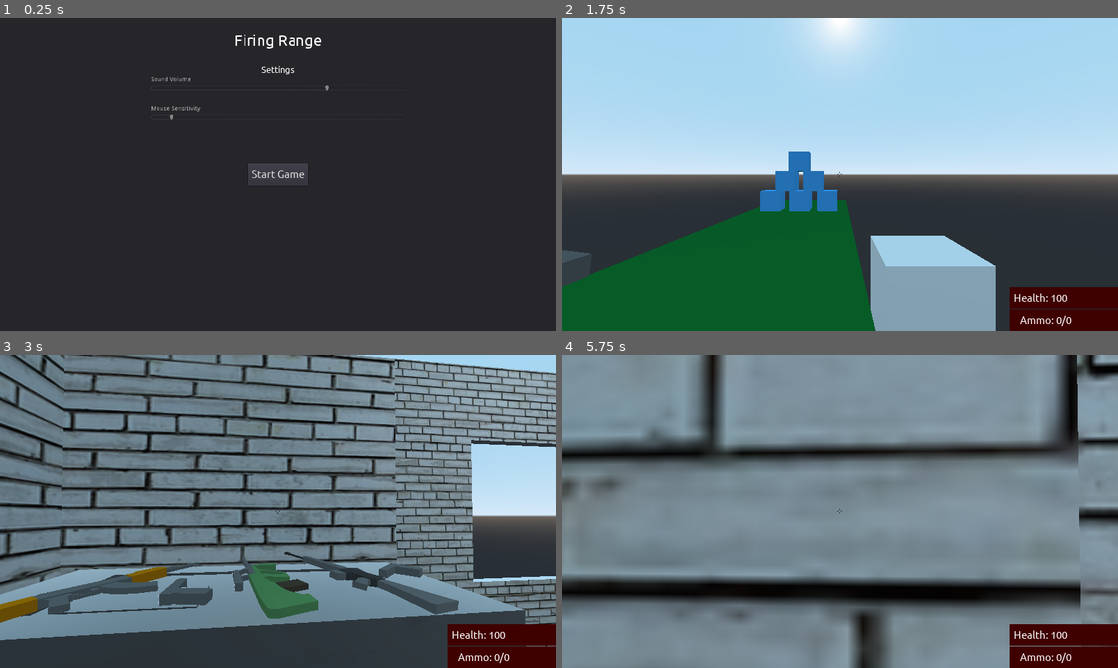
Above: before the commit, frames 1-4 (two rows, left to right).
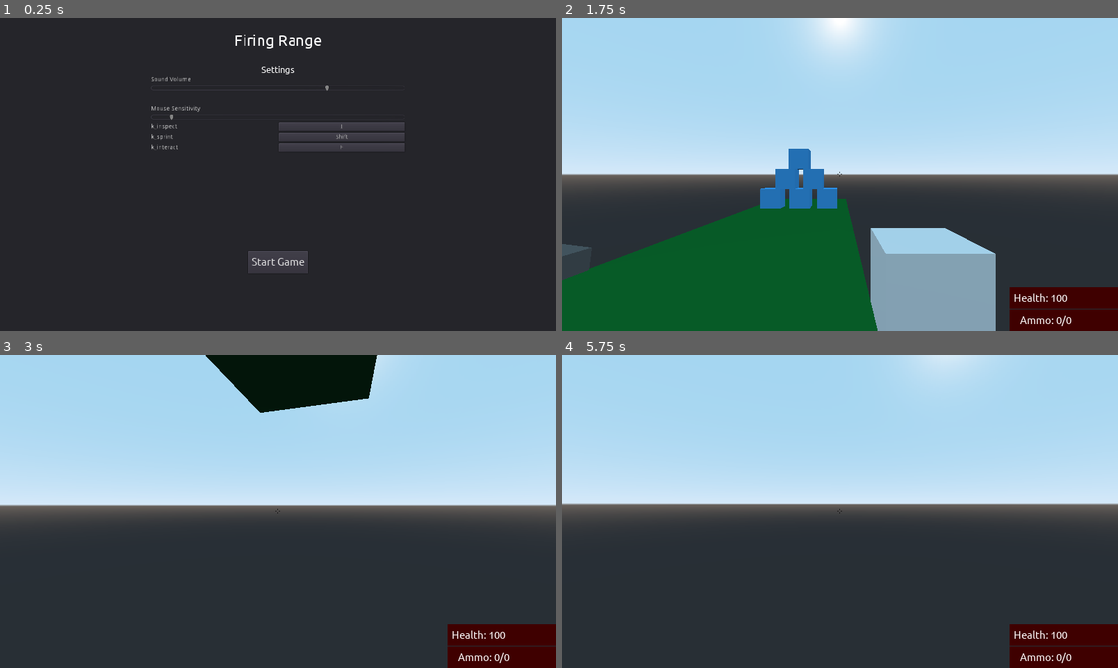
Above: after the commit, the same moments.

Repository: ssebs/firingrange
Game: Godot game, scene res://Scenes/Main.tscn
The game is run twice, just before and just after one commit, with the same random seed, the same clock (stepped at 60 frames per second) and the same inputs. Sound files missing from this copy of the repository are replaced by a short silence.
Inputs (mouse positions are in pixels of both pictures, inside the frame that each line leads up to):
- Up to frame 1 (0.25 s): no input
- Up to frame 2 (1.75 s): click "Start Game" at 0.5 s; tap Enter at 1.25 s; move the mouse to (962, 158) at 1.27 s; hold D (move_right) from 1.28 s (still down); tap I (inspect, bound only before the commit) at 1.35 s; click (962, 158) at 1.42 s; tap Space (jump) at 1.52 s; tap F (interact, bound only before the commit) at 1.55 s
- Up to frame 3 (3 s): move the mouse to (250, 511) at 2.02 s; release D (move_right) at 2.03 s; hold W (move_forward) from 2.03 s (still down); tap F (interact, bound only before the commit) at 2.1 s; click (250, 511) at 2.17 s; tap Space (jump) at 2.27 s; tap Shift (k_sprint, bound only after the commit) at 2.3 s; move the mouse to (289, 505) at 2.77 s; hold Shift (k_sprint, bound only after the commit) from 2.78 s (still down); click (289, 505) at 2.92 s
- Up to frame 4 (5.75 s): keep holding W (move_forward); tap I (inspect, bound only before the commit) at 3.05, 5.3 s; move the mouse to (834, 517) at 3.52 s; release Shift (k_sprint, bound only after the commit) at 3.53 s; right-click (834, 517) at 3.6 s; click (834, 517) at 3.67 s; tap Space (jump) at 3.77, 4.52, 5.27 s; tap F (interact, bound only before the commit) at 3.8 s; move the mouse to (878, 514) at 4.27 s; press the mouse at (878, 514) at 4.28 s; tap Shift (k_sprint, bound only after the commit) at 4.55 s; tap R (reload) at 4.9 s; move the mouse to (795, 508) at 5.02 s; release the mouse at (795, 508) at 5.03 s; tap 1 (gun1) at 5.1 s; click (795, 508) at 5.17 s

The runs differ from the first frame. In frame 1, 2.3% of the frame differs, in the area x 27-73%, y 33-82%; in frame 2, 2.5%; in frame 3, 75%; in frame 4, 94%, in the area x 0-100%, y 0-100%.

Commit message:
Keybinds + sprinting

Diff:
--- /dev/null
+++ b/KeyButtonSet.gd
@@ -0,0 +1,29 @@
+extends Button
+
+var key
+var val
+var menu
+
+var waiting_input = false
+
+func _input(event):
+	if waiting_input:
+		if event is InputEventKey:
+			val = event.scancode
+			text = OS.get_scancode_string(val)
+			menu.change_keybind(key, val)
+			pressed = false
+			waiting_input = false
+		if event is InputEventMouseButton:
+			if val:
+				text = OS.get_scancode_string(val)
+			else:
+				text = "Unassigned"
+			pressed = false
+			waiting_input = false
+
+
+func _toggled(button_pressed):
+	if button_pressed:
+		waiting_input = true
+		set_text("Press any key")
--- a/Scenes/Guns/ARGeneric.gd
+++ b/Scenes/Guns/ARGeneric.gd
@@ -47,7 +47,7 @@
 
 	# Block aim if reloading/inspecting/etc
 	if ap.is_playing():
-		print(ap.current_animation)
+#		print(ap.current_animation)
 		if ap.current_animation != "ARFire":
 			is_blocking_aim = true
 		else:
--- a/Scenes/Main.tscn
+++ b/Scenes/Main.tscn
@@ -33,9 +33,9 @@
 anchor_right = 0.5
 anchor_bottom = 0.5
 margin_left = -69.0
-margin_top = -26.0
+margin_top = 176.234
 margin_right = 69.0
-margin_bottom = 26.0
+margin_bottom = 228.234
 custom_fonts/font = SubResource( 1 )
 text = "Start Game"
 __meta__ = {
--- a/Scenes/Player.gd
+++ b/Scenes/Player.gd
@@ -1,6 +1,6 @@
 extends KinematicBody
 
-const GRAVITY = 9.8
+const GRAVITY = 20
 
 var MOUSE_SENSITIVITY = 0.07
 
@@ -9,17 +9,11 @@
 var speed = 10
 var jump = 5
 var health = 100
+var sprint = 20
 
 var direction: Vector3
 var velocity: Vector3
 var fall: Vector3
-
-var wpn_to_spawn
-var wpn_to_drop
-
-# attmpt
-var primary_gun
-var secondary_gun
 
 var gun
 var active_guns = []
@@ -83,6 +77,7 @@
 	if is_in_settings_pop:
 		return
 	direction = Vector3()
+	var is_sprinting = false
 
 	# Gravity
 	if not self.is_on_floor():
@@ -102,8 +97,17 @@
 	elif Input.is_action_pressed("move_right"):
 		direction += self.transform.basis.x
 
+	# Sprint
+	if Input.is_action_pressed("k_sprint"):
+		is_sprinting = true
+
 	direction = direction.normalized()
-	velocity = velocity.linear_interpolate(direction * speed, accel * delta)
+
+	if is_sprinting:
+		velocity = velocity.linear_interpolate(direction * sprint, accel * delta)
+	else:
+		velocity = velocity.linear_interpolate(direction * speed, accel * delta)
+
 	velocity = self.move_and_slide(velocity, Vector3.UP)
 	move_and_slide(fall, Vector3.UP)
 # handle_movement
@@ -128,7 +132,7 @@
 	if Input.is_action_just_pressed("reload"):
 		if gun: gun.reload()
 
-	if Input.is_action_just_pressed("inspect"):
+	if Input.is_action_just_pressed("k_inspect"):
 		if gun: gun.inspect_wpn()
 
 	# Switch weapons
@@ -143,7 +147,7 @@
 
 	# TODO: Animation
 	# Pickup and drop gun
-	if Input.is_action_just_pressed("interact"):
+	if Input.is_action_just_pressed("k_interact"):
 		# Choose gun to pickup
 		if reach.is_colliding() and reach.get_collider():
 			if reach.get_collider().has_method("shoot"):
--- a/Scenes/SettingsView.gd
+++ b/Scenes/SettingsView.gd
@@ -5,7 +5,12 @@
 onready var _bus := AudioServer.get_bus_index(audio_bus_name)
 onready var vol_slider := $VolumeSlider
 onready var sensitivity_slider := $SensitivitySlider
+onready var kbc := $KeyBindContainer
+onready var btn_script := preload("res://KeyButtonSet.gd")
 
+var settings
+var keybinds
+var buttons = {}
 
 func _ready():
 	var vol = Settings.get_setting("audio","volume")
@@ -14,6 +19,51 @@
 	vol_slider.value = vol
 	sensitivity_slider.value = sens * 100
 
+	Settings.load_settings()
+
+	settings = Settings._settings.duplicate()
+	keybinds = Settings._settings["input"].duplicate()
+
+	load_keybinds()
+
+
+func load_keybinds():
+	for key in keybinds.keys():
+		if "k_" in key:
+			var hbx = HBoxContainer.new()
+			var lbl = Label.new()
+			var btn = Button.new()
+
+			hbx.set_h_size_flags(Control.SIZE_EXPAND_FILL)
+			lbl.set_h_size_flags(Control.SIZE_EXPAND_FILL)
+			btn.set_h_size_flags(Control.SIZE_EXPAND_FILL)
+
+			lbl.text = key
+			var btn_val = keybinds[key]
+			btn.text = OS.get_scancode_string(btn_val)
+			btn.set_script(btn_script)
+			btn.key = key
+			btn.val = btn_val
+			btn.menu = self
+			btn.toggle_mode = true
+			btn.focus_mode = Control.FOCUS_NONE
+
+			hbx.add_child(lbl)
+			hbx.add_child(btn)
+			kbc.add_child(hbx)
+			buttons[key] = btn
+	# end for
+
+func change_keybind(key, val):
+	keybinds[key] = val
+	for k in keybinds.keys():
+		if k != key and val != null and keybinds[k] == val:
+			keybinds[k] = null
+			buttons[k].val = null
+			buttons[k].text = "Unnasigned"
+	settings["input"] = keybinds.duplicate()
+	Settings.set_settings(settings)
+	Settings.load_settings()
 
 func _on_VolumeSlider_value_changed(value):
 	AudioServer.set_bus_volume_db(_bus, linear2db(value/100 as float))
--- a/Scenes/SettingsView.tscn
+++ b/Scenes/SettingsView.tscn
@@ -75,5 +75,10 @@
 margin_right = 584.0
 margin_bottom = 207.0
 value = 50.0
+
+[node name="KeyBindContainer" type="VBoxContainer" parent="."]
+margin_top = 211.0
+margin_right = 584.0
+margin_bottom = 211.0
 [connection signal="value_changed" from="VolumeSlider" to="." method="_on_VolumeSlider_value_changed"]
 [connection signal="value_changed" from="SensitivitySlider" to="." method="_on_SensitivitySlider_value_changed"]
--- a/Settings.gd
+++ b/Settings.gd
@@ -8,7 +8,10 @@
 		"volume": 70
 	},
 	"input": {
-		"mouse_sensitivity": 0.07
+		"mouse_sensitivity": 0.07,
+		"k_inspect": 73,
+		"k_sprint": 16777237,
+		"k_interact": 70
 	}
 }
 
@@ -21,17 +24,22 @@
 func set_setting(category,key, val):
 	_settings[category][key] = val
 	save_settings()
-#
+
 
 func get_setting(category,key):
 #	print(_settings[category][key])
 	return _settings[category][key]
-#
+
+func set_settings(settings):
+	_settings = settings.duplicate()
+	print(_settings)
+	save_settings()
 
 func save_settings():
 	for s in _settings.keys():
 		for k in _settings[s].keys():
 			_config_file.set_value(s, k, _settings[s][k])
+	print("saved settings")
 	_config_file.save(SAVE_PATH)
 
 func load_settings():
@@ -44,5 +52,16 @@
 		for k in _settings[s].keys():
 			_settings[s][k] = _config_file.get_value(s, k, 0)
 #	print(_settings)
+	set_keybinds()
+# load_settings
 
-# load_settings
+func set_keybinds():
+	for k in _settings["input"].keys():
+		if "k_" in k:
+			var val = _settings["input"][k]
+			var actionlist = InputMap.get_action_list(k)
+			if !actionlist.empty():
+				InputMap.action_erase_event(k, actionlist[0])
+			var new_key = InputEventKey.new()
+			new_key.set_scancode(val)
+			InputMap.action_add_event(k, new_key)
--- a/project.godot
+++ b/project.godot
@@ -1141,13 +1141,12 @@
 "events": [ Object(InputEventMouseButton,"resource_local_to_scene":false,"resource_name":"","device":0,"alt":false,"shi …(212 unchanged characters)…
  ]
 }
-interact={
+k_interact={
 "deadzone": 0.5,
 "events": [ Object(InputEventKey,"resource_local_to_scene":false,"resource_name":"","device":0,"alt":false,"shift":false,"control":false,"meta":false,"command":false,"pressed":false,"scancode":70,"unicode":0,"echo":false,"script":null)
-, Object(InputEventKey,"resource_local_to_scene":false,"resource_name":"","device":0,"alt":false,"shift":false,"control":false,"meta":false,"command":false,"pressed":false,"scancode":69,"unicode":0,"echo":false,"script":null)
- ]
-}
-sprint={
+ ]
+}
+k_sprint={
 "deadzone": 0.5,
 "events": [ Object(InputEventKey,"resource_local_to_scene":false,"resource_name":"","device":0,"alt":false,"shift":false,"control":false,"meta":false,"command":false,"pressed":false,"scancode":16777237,"unicode":0,"echo":false,"script":null)
  ]
@@ -1167,7 +1166,7 @@
 "events": [ Object(InputEventKey,"resource_local_to_scene":false,"resource_name":"","device":0,"alt":false,"shift":false,"control":false,"meta":false,"command":false,"pressed":false,"scancode":50,"unicode":0,"echo":false,"script":null)
  ]
 }
-inspect={
+k_inspect={
 "deadzone": 0.5,
 "events": [ Object(InputEventKey,"resource_local_to_scene":false,"resource_name":"","device":0,"alt":false,"shift":false,"control":false,"meta":false,"command":false,"pressed":false,"scancode":73,"unicode":0,"echo":false,"script":null)
  ]
Not shown, changed: _bin/FiringRange.exe
Not shown, changed: _bin/index.pck
